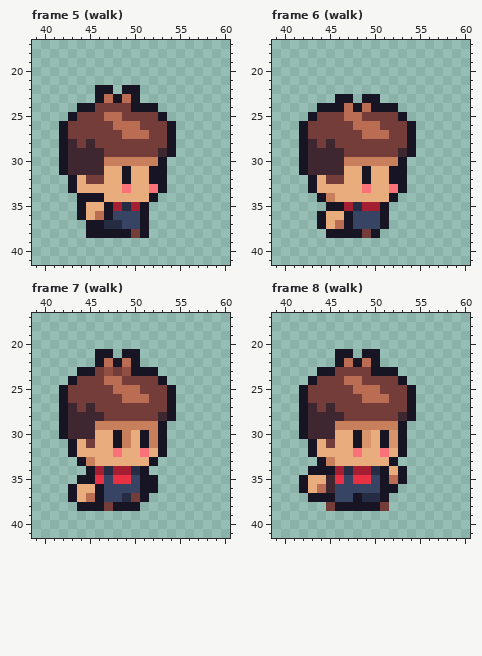
File history of a pixel-art file, entities/player/player.aseprite. The picture above was drawn from the file before the commit.
96x64 pixels, 77 frames. Colours within 5 levels of each other are drawn and written as one. Shown: frame 5 (walk): x 39..60, y 17..41; frame 6 (walk): x 39..60, y 17..41; frame 7 (walk): x 39..60, y 17..41; frame 8 (walk): x 39..60, y 17..41. The commit also changed other frames, which this record leaves out.
New version:
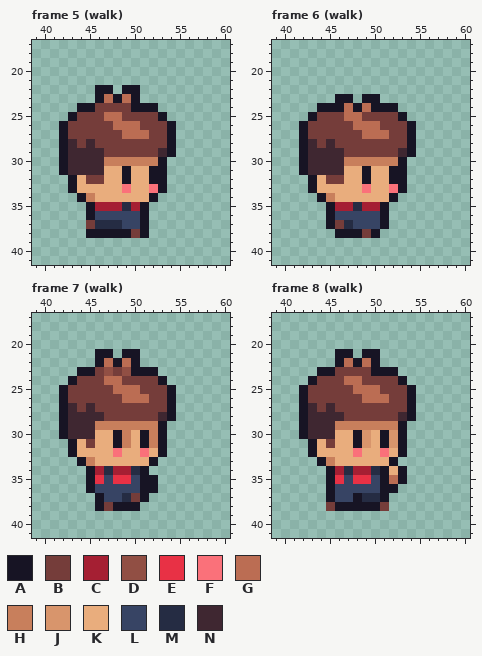
Palette (. is transparent): A #171424  B #753d3a  C #a51f33  D #914f44  E #e83145  F #fa717a  G #bb6d53  H #c87f5c  J #d8956c  K #e9ad7d  L #374464  M #252c43  N #3f2731
The exact change:
layer "tools" now hidden
Frame 5 (walk):
y 34: x 45..46 AA -> HK
y 35: x 44..47 AKKA -> .ACC
y 36: x 44..47 AKGA -> .ALL
y 37: x 45..46 AA -> BM
Frame 6 (walk):
y 35: x 46 A -> C
y 36: x 44..47 AKKA -> .ALL
y 37: x 44..47 AKGA -> .ABM
y 38: x 45 A -> .
Frame 7 (walk):
y 35: x 44 A -> .
y 36: x 43..46 AKKA -> ..AL
y 37: x 43..45 AKG -> ...
y 38: x 44..45 AA -> ..
Frame 8 (walk):
y 34: x 43..44 AA -> ..
y 35: x 42..45 AKKN -> ...A
y 36: x 42..45 AKGN -> ...A
y 37: x 43..44 AA -> ..
